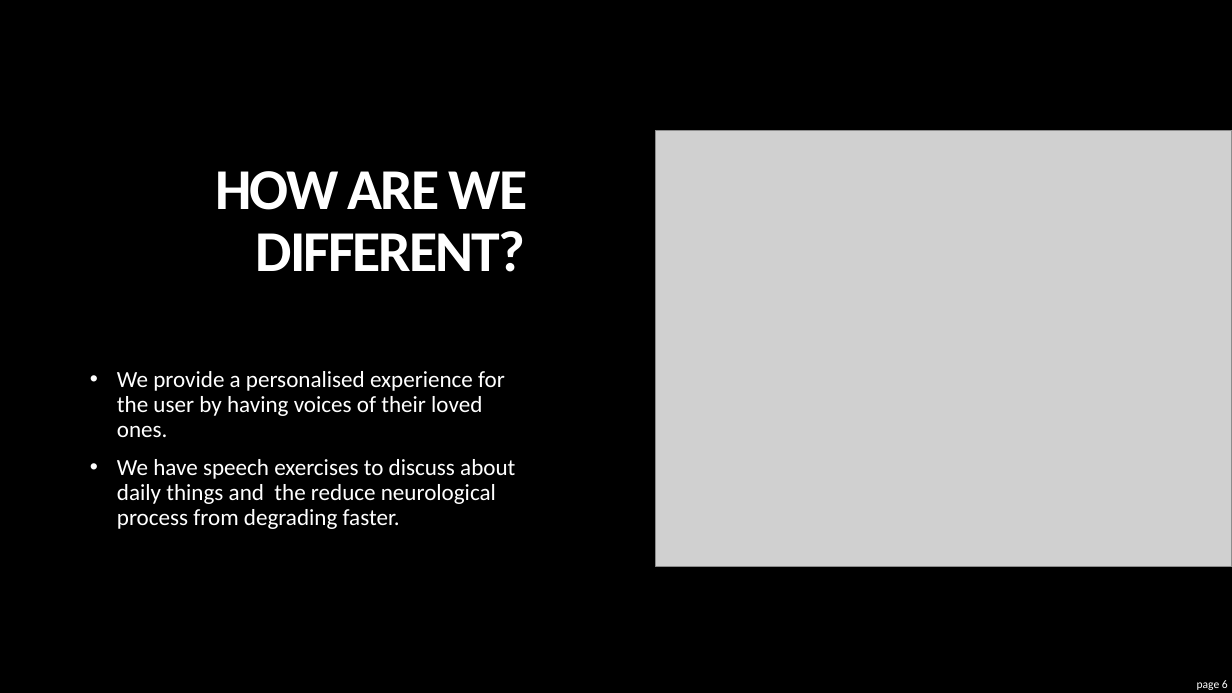
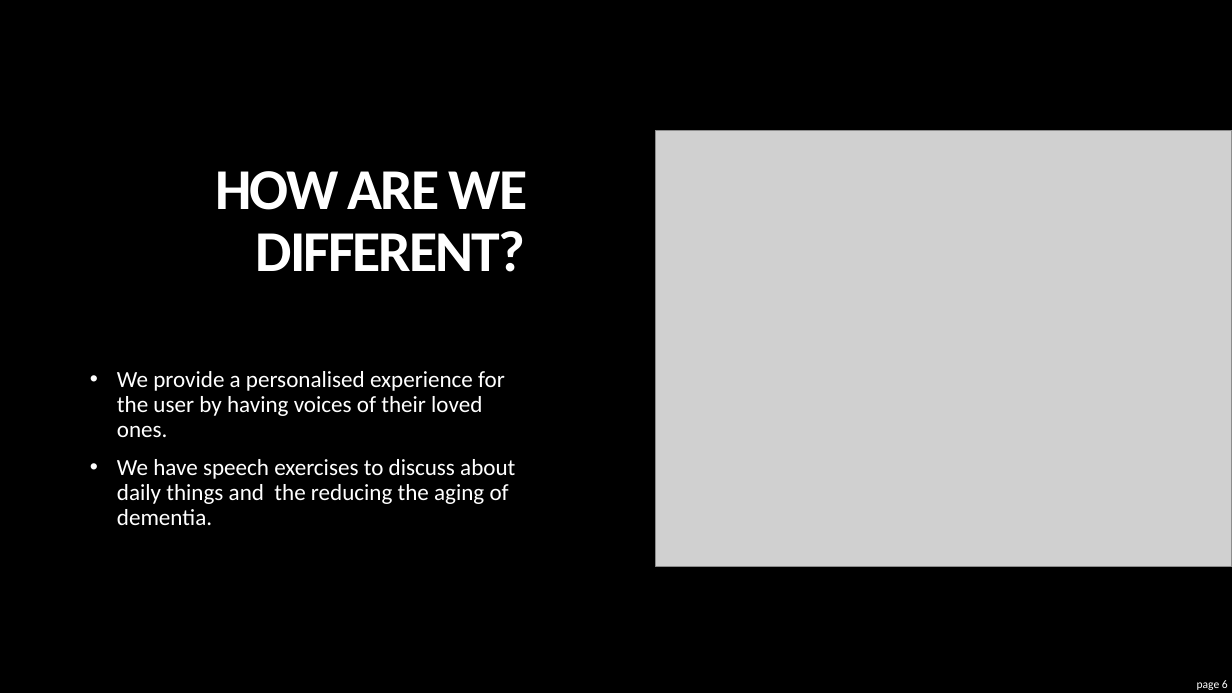
Before and after one commit to adityadutta/BostonHacksFall18, a slide deck: slide 6 of PITCH/Pitch.pptx. Drawn at 1232x693 pixels with LibreOffice and Linux fonts; fonts in the diff are those of the drawing; grey boxes stand for pictures. Boxes give left, top, right and bottom in pixels: in the first picture for what was removed or moved away, otherwise in the second. Text is boxed around its words. In the diff, an @@ line names an element or a change of style, - is before the commit and + after.

```diff
--- a/PITCH/Pitch.pptx
+++ b/PITCH/Pitch.pptx
@@ text at <box>117,459,515,525</box>: text changed @@
-• We have speech exercises to discuss about daily things and the reduce neurological process from degrading faster.
+• We have speech exercises to discuss about daily things and the reducing the aging of dementia.
```
Also in this commit, not shown: 2 other slides changed, 7 slides removed, 2 other files.
